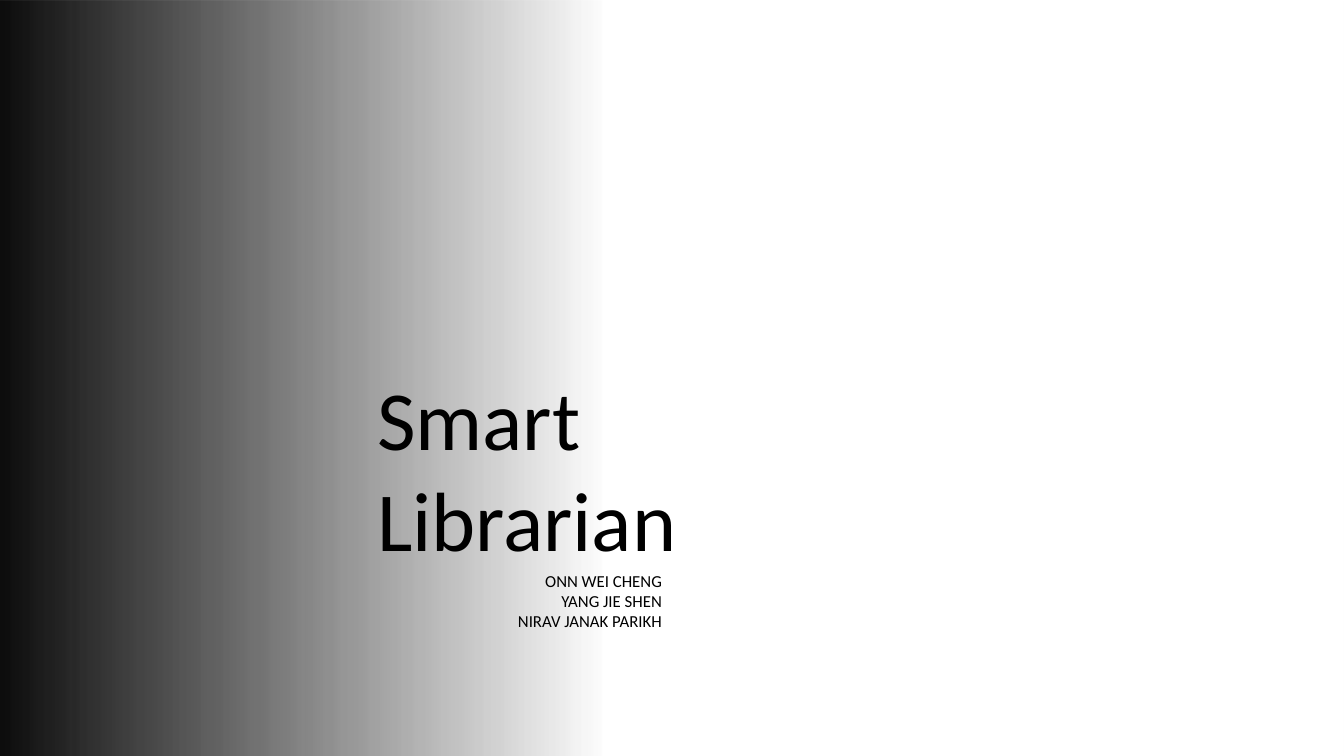
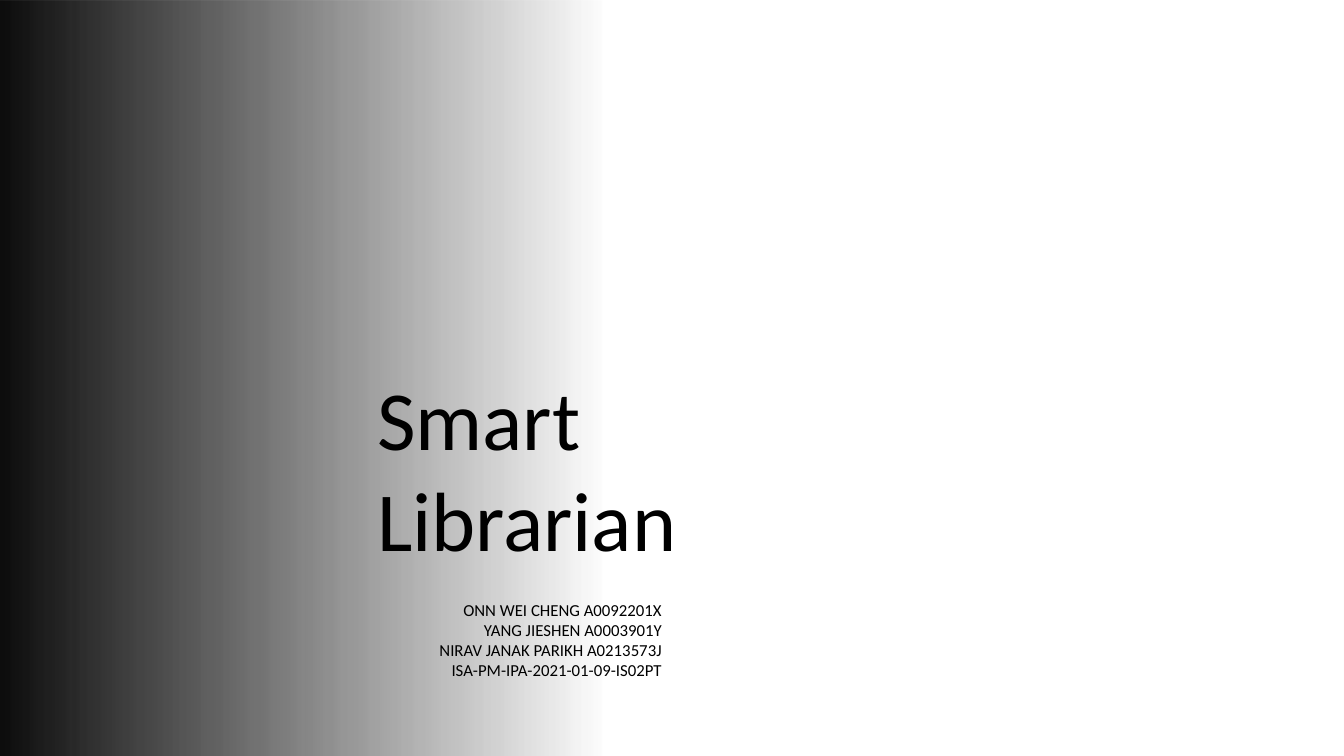
Before and after one commit to AftTheRain/ISA-PM-IPA-2021-01-09-IS02PT-GRP-SmartLibrarian, a slide deck: slide 1 of Video/ISS IPA PROJECT PRESENTATION - SYSTEM ARCHITECTURE.pptx. Drawn at 1344x756 pixels with LibreOffice and Linux fonts; fonts in the diff are those of the drawing; background and template pictures are left out. Boxes give left, top, right and bottom in pixels: in the first picture for what was removed or moved away, otherwise in the second. Text is boxed around its words. In the diff, an @@ line names an element or a change of style, - is before the commit and + after.

```diff
--- a/Video/ISS IPA PROJECT PRESENTATION - SYSTEM ARCHITECTURE.pptx
+++ b/Video/ISS IPA PROJECT PRESENTATION - SYSTEM ARCHITECTURE.pptx
@@ text at [439, 605, 662, 676]: text changed @@
-ONN WEI CHENG
-YANG JIE SHEN
-NIRAV JANAK PARIKH
+ONN WEI CHENG A0092201X
+YANG JIESHEN A0003901Y
+NIRAV JANAK PARIKH A0213573J
+ISA-PM-IPA-2021-01-09-IS02PT
```
Also in this commit, not shown: 2 other slides changed, 2 other files.
